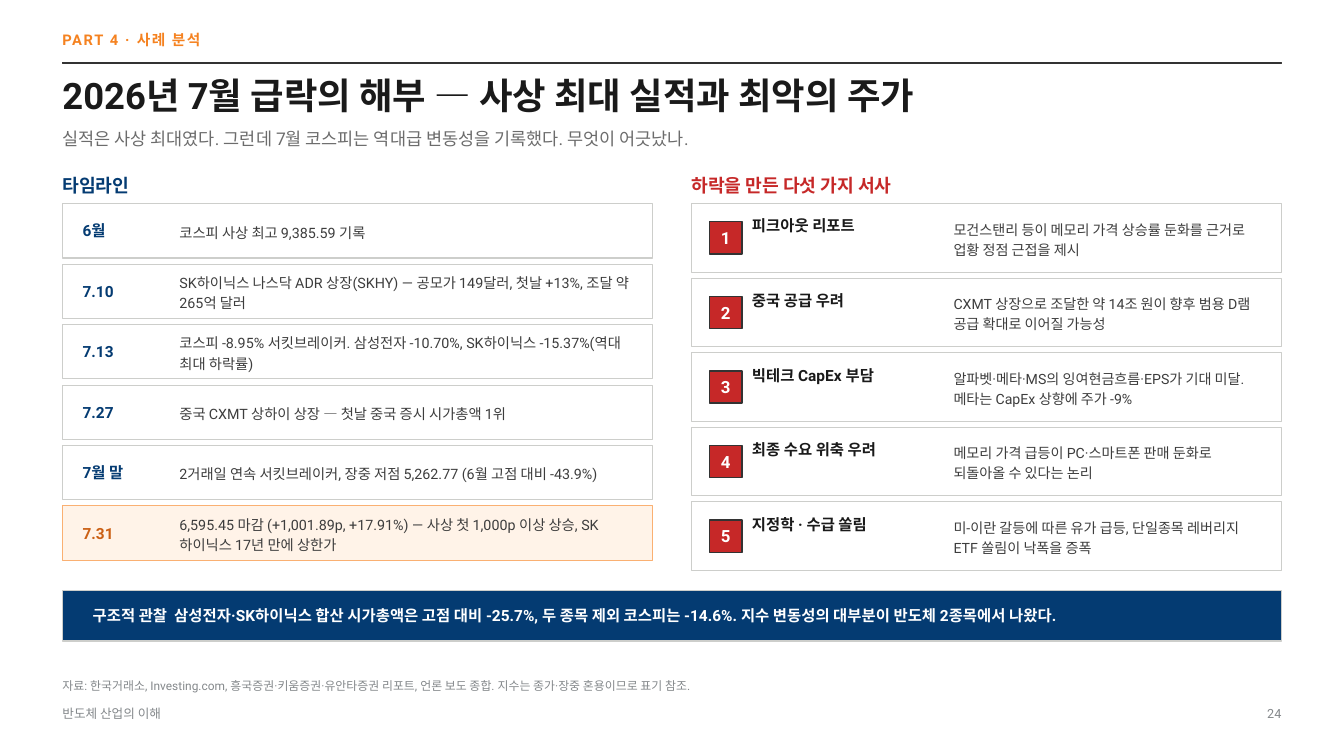
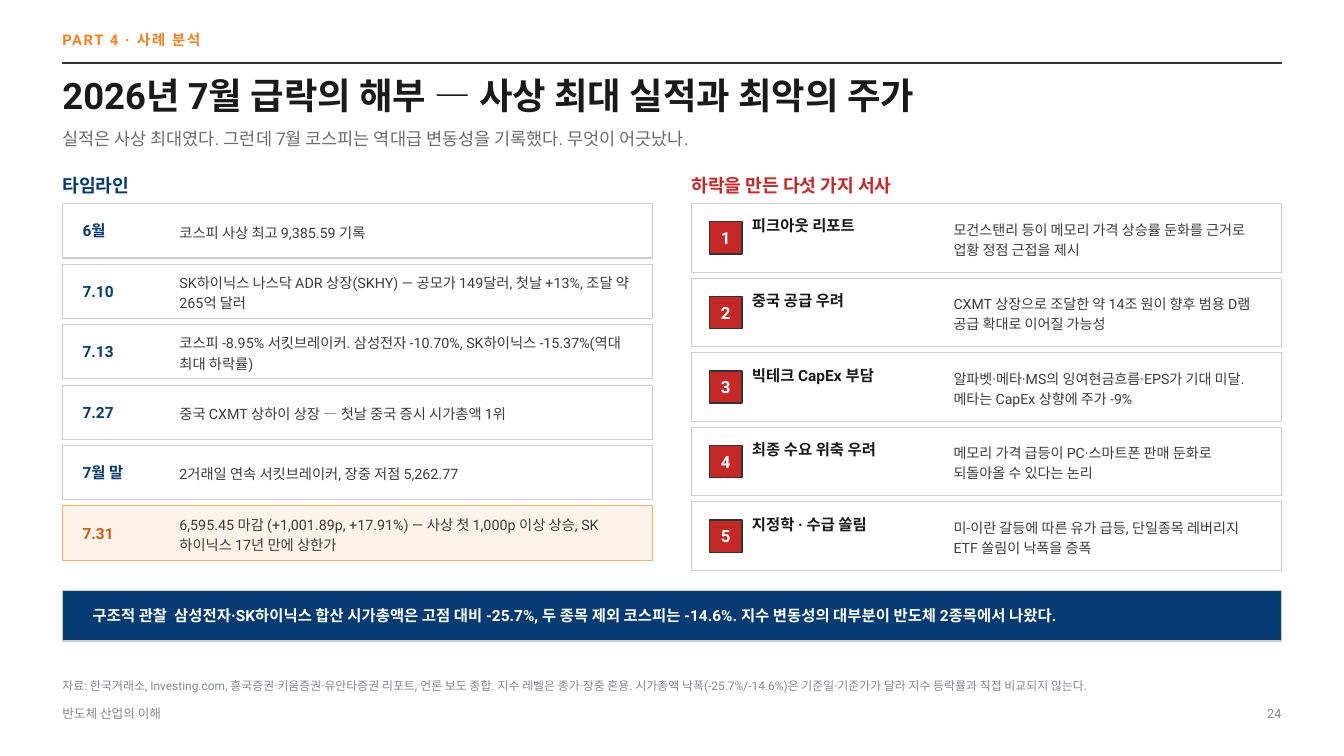
Before and after one commit to hanaroline/work_1, a slide deck: slide 24 of semiconductor_primer_2026/semiconductor_primer_2026_revised.pptx. Drawn at 1344x756 pixels with LibreOffice and Linux fonts; fonts in the diff are those of the drawing. Boxes give left, top, right and bottom in pixels: in the first picture for what was removed or moved away, otherwise in the second. Text is boxed around its words. In the diff, an @@ line names an element or a change of style, - is before the commit and + after.

```diff
--- a/semiconductor_primer_2026/semiconductor_primer_2026_revised.pptx
+++ b/semiconductor_primer_2026/semiconductor_primer_2026_revised.pptx
@@ text at box(179, 467, 459, 481): text changed @@
-2거래일 연속 서킷브레이커, 장중 저점 5,262.77 (6월 고점 대비 -43.9%)
+2거래일 연속 서킷브레이커, 장중 저점 5,262.77
@@ text at box(62, 680, 1087, 693): text changed @@
-자료: 한국거래소, Investing.com, 흥국증권·키움증권·유안타증권 리포트, 언론 보도 종합. 지수는 종가·장중 혼용이므로 표기 참조.
+자료: 한국거래소, Investing.com, 흥국증권·키움증권·유안타증권 리포트, 언론 보도 종합. 지수 레벨은 종가·장중 혼용. 시가총액 낙폭(-25.7%/-14.6%)은 기준일·기준가가 달라 지수 등락률과 직접 비교되지 않는다.
```
Also in this commit, not shown: 7 other slides changed, 1 other file.
